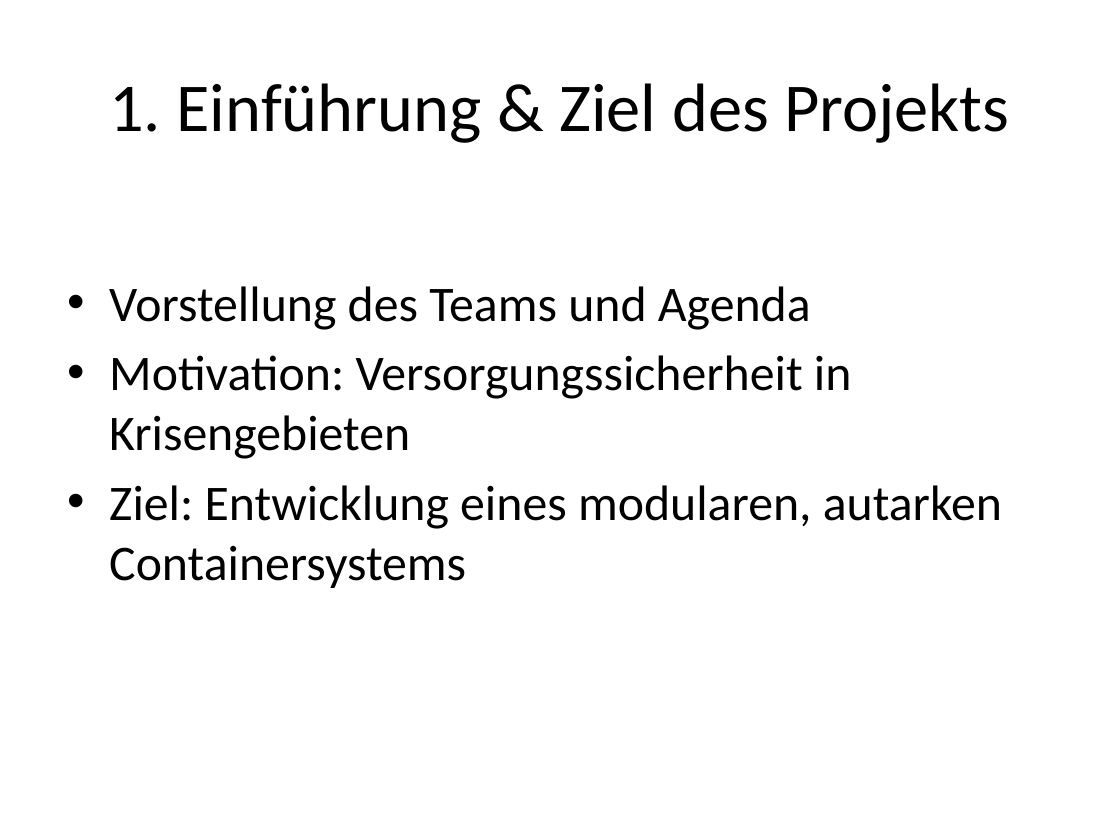
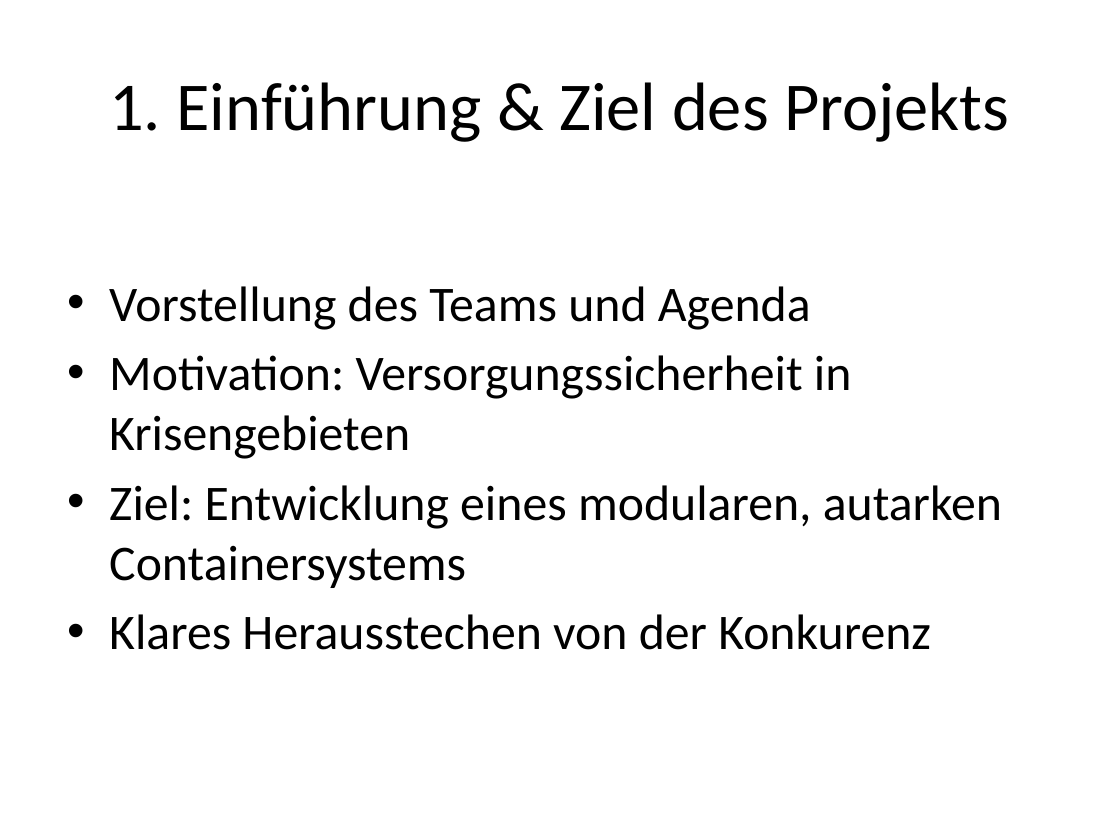
Before and after one commit to Beatlex/KaffeeContainer, a slide deck: slide 2 of Projektpräsentation/Powerpoint/Projektpraesentation_OffGrid_Containersystem_Gliederung.pptx. Drawn at 1120x840 pixels with LibreOffice and Linux fonts; fonts in the diff are those of the drawing. Boxes give left, top, right and bottom in pixels: in the first picture for what was removed or moved away, otherwise in the second. Text is boxed around its words. In the diff, an @@ line names an element or a change of style, - is before the commit and + after.

```diff
--- a/Projektpräsentation/Powerpoint/Projektpraesentation_OffGrid_Containersystem_Gliederung.pptx
+++ b/Projektpräsentation/Powerpoint/Projektpraesentation_OffGrid_Containersystem_Gliederung.pptx
@@ text at (x1=109, y1=614, x2=931, y2=650): paragraph added @@
+• Klares Herausstechen von der Konkurenz
```
Also in this commit, not shown: 2 other slides changed, 3 other files.
